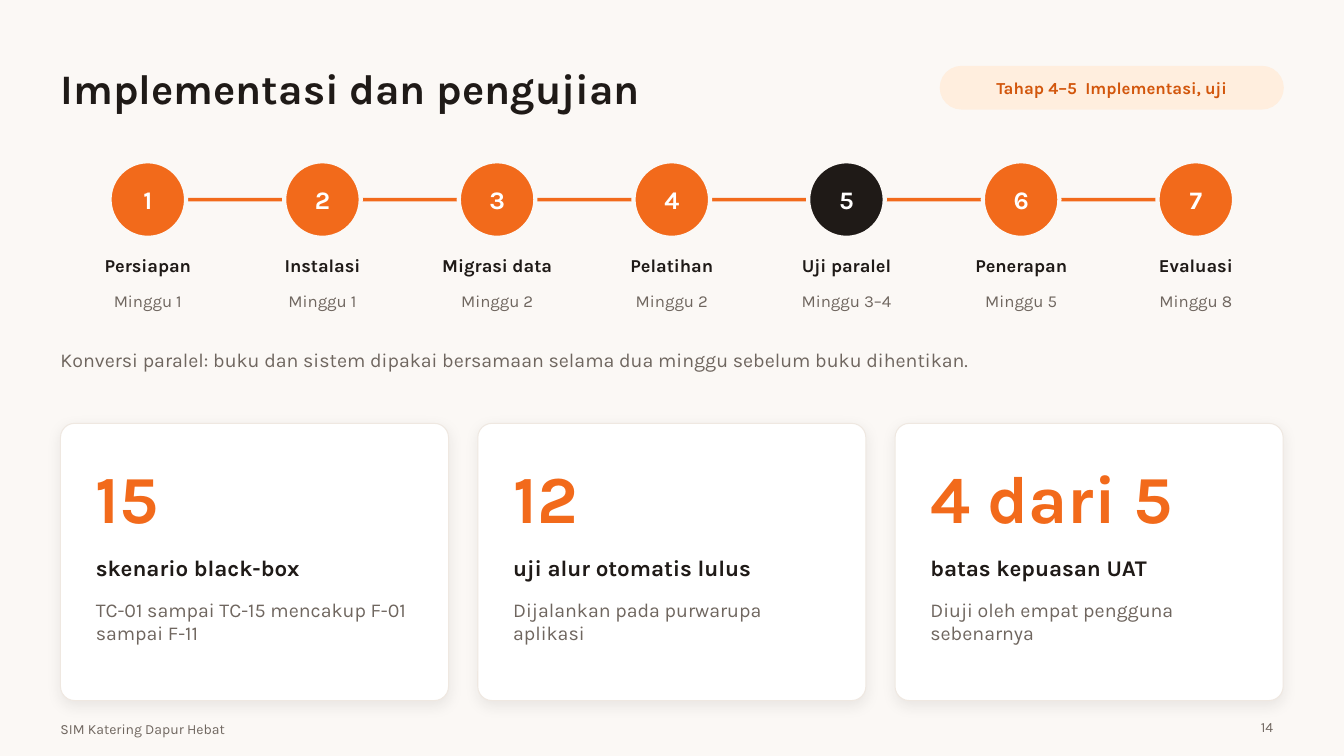
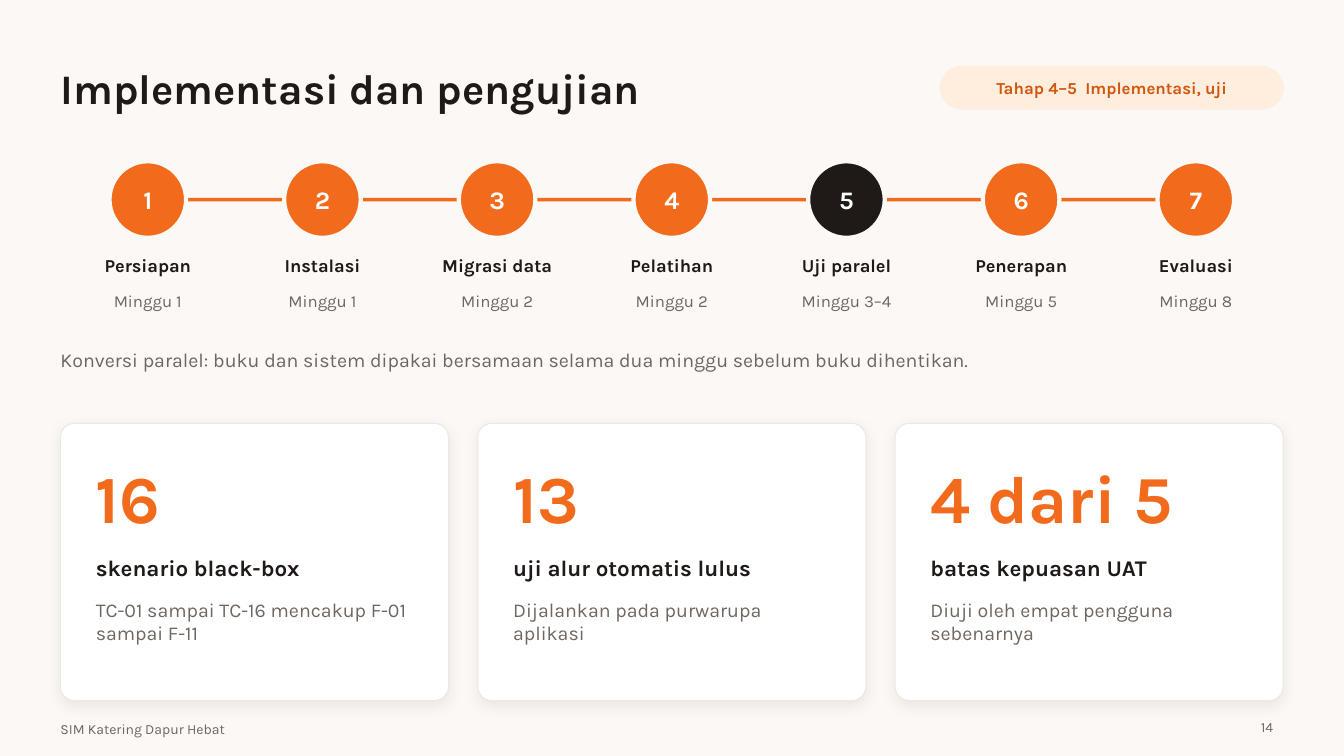
Before and after one commit to koriebruh/sim-katering-dapur-hebat, a slide deck: slide 14 of Presentasi-SIM-Katering-Dapur-Hebat.pptx. Drawn at 1344x756 pixels with LibreOffice and Linux fonts; fonts in the diff are those of the drawing. Boxes give left, top, right and bottom in pixels: in the first picture for what was removed or moved away, otherwise in the second. Text is boxed around its words. In the diff, an @@ line names an element or a change of style, - is before the commit and + after.

```diff
--- a/Presentasi-SIM-Katering-Dapur-Hebat.pptx
+++ b/Presentasi-SIM-Katering-Dapur-Hebat.pptx
@@ text at [96, 478, 161, 524]: text changed @@
-15
+16
@@ text at [513, 478, 579, 524]: text changed @@
-12
+13
@@ text at [96, 603, 406, 645]: text changed @@
-TC-01 sampai TC-15 mencakup F-01 sampai F-11
+TC-01 sampai TC-16 mencakup F-01 sampai F-11
```
Also in this commit, not shown: 3 other slides changed, 15 other files.
